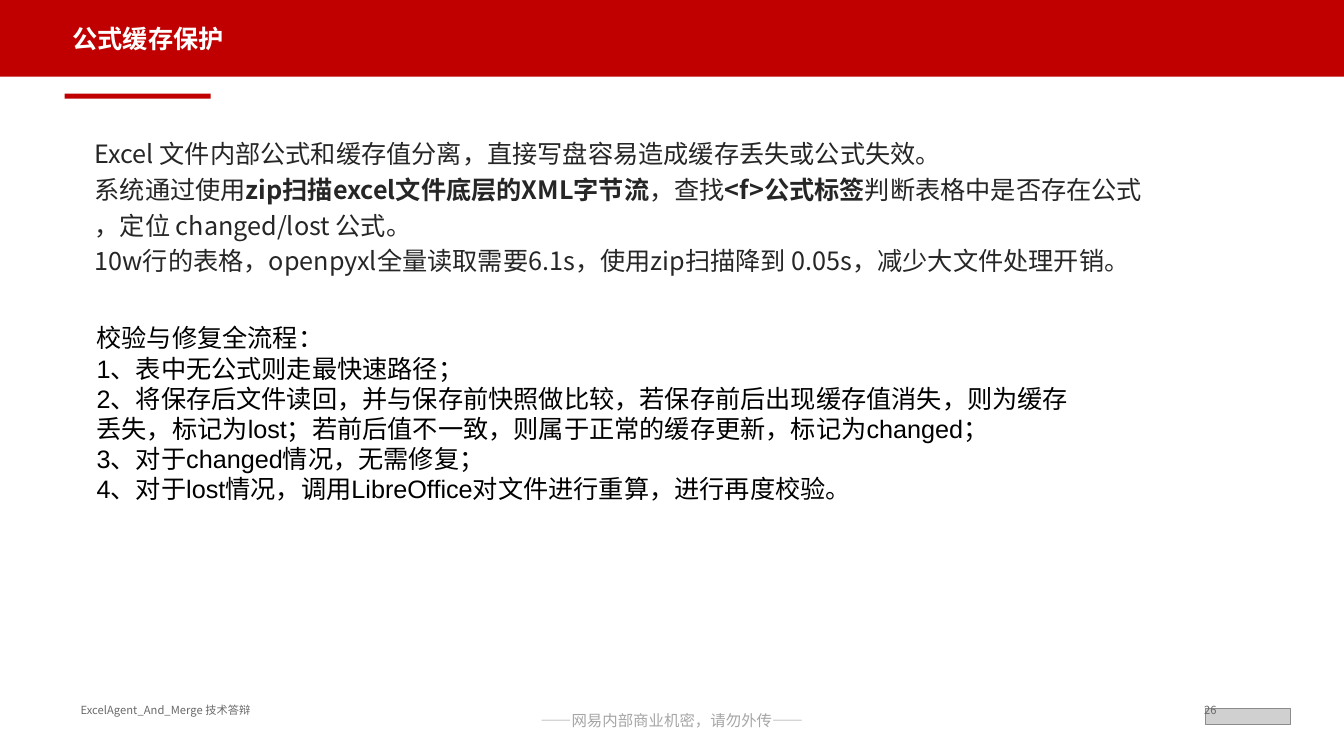
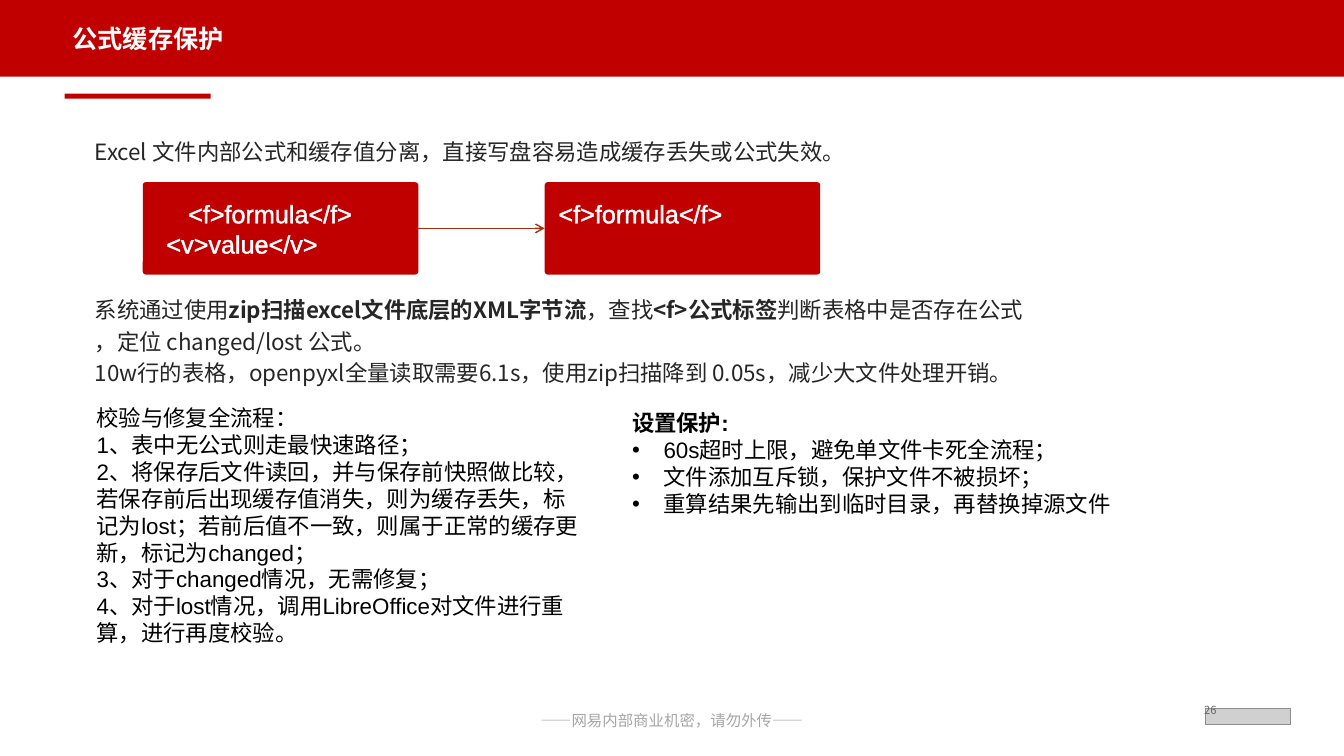
Before and after one commit to Rainwind57/ExcelAgent_And_Merge, a slide deck: slide 36 of 网易互娱通用PPT模板（含保密）_ExcelAgent答辩优化版.pptx (slide 28 before the commit). Drawn at 1344x756 pixels with LibreOffice and Linux fonts; fonts in the diff are those of the drawing; grey boxes stand for pictures. Boxes give left, top, right and bottom in pixels: in the first picture for what was removed or moved away, otherwise in the second. Text is boxed around its words. In the diff, an @@ line names an element or a change of style, - is before the commit and + after.

```diff
--- a/网易互娱通用PPT模板（含保密）_ExcelAgent答辩优化版.pptx
+++ b/网易互娱通用PPT模板（含保密）_ExcelAgent答辩优化版.pptx
@@ text "Excel 文件内部公式和缓存值分离，直接写盘容易造成缓存丢失或公式失效。" at (95, 141, 1024, 386): size 18 to 16 pt @@
@@ rounded rectangle added at (143, 182, 418, 275), fill #C00000, 18 pt, text #FFFFFF @@
+<f>formula</f>
+<v>value</v>
@@ rounded rectangle added at (544, 182, 820, 275), fill #C00000, 18 pt, text #FFFFFF @@
+<f>formula</f>
@@ arrow added from (418, 229) to (544, 229), #A5300F 1 pt @@
@@ text "校验与修复全流程：" at (97, 407, 579, 644): size 18 to 16 pt @@
@@ text "校验与修复全流程：": place and size @@
-text "校验与修复全流程：" at (97, 325, 1069, 501)
+text "校验与修复全流程：" at (97, 407, 579, 644)
@@ text added at (632, 412, 1111, 515), 16 pt, text #000000 @@
+设置保护:
+• 60s超时上限，避免单文件卡死全流程；
+• 文件添加互斥锁，保护文件不被损坏；
+• 重算结果先输出到临时目录，再替换掉源文件
@@ text removed at (81, 704, 250, 717) @@
-ExcelAgent_And_Merge 技术答辩
```
Also in this commit, not shown: 18 other slides changed, 9 slides added, 1 slide removed, 50 other files.
